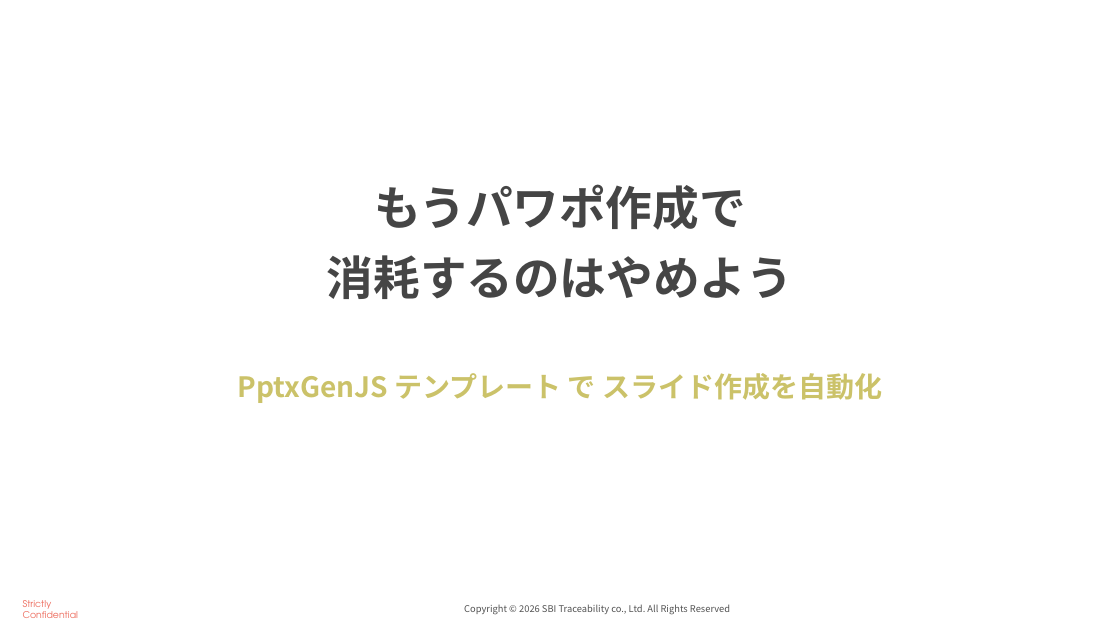
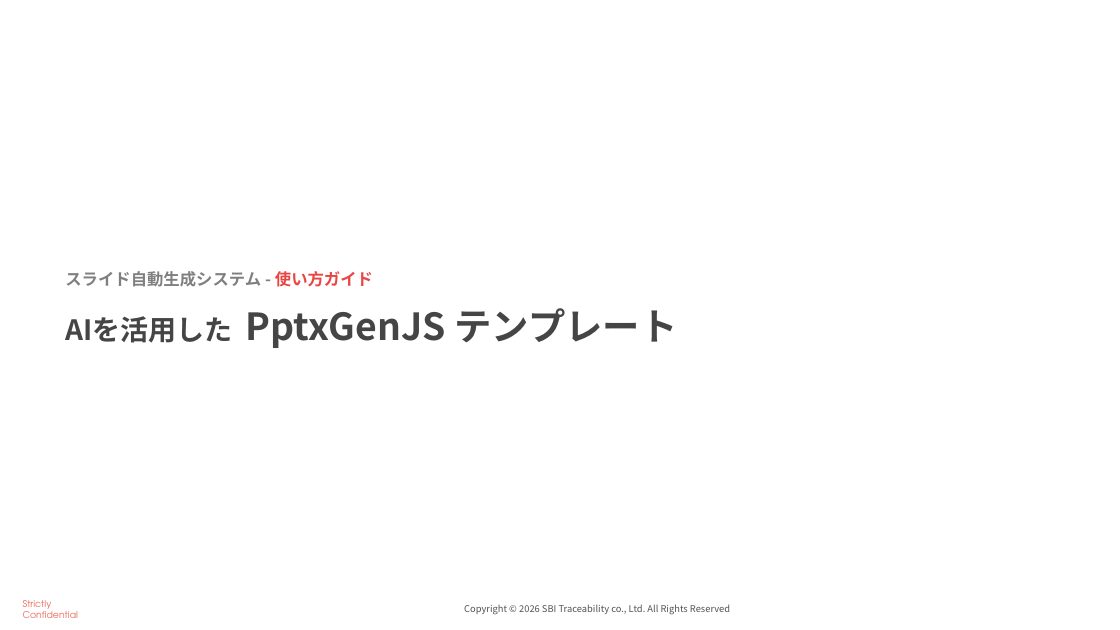
Before and after one commit to SBITraceability/sbita-pptxgenjs-template, a slide deck: slide 1 of examples/introduction.pptx. Drawn at 1120x630 pixels with LibreOffice and Linux fonts; fonts in the diff are those of the drawing. Boxes give left, top, right and bottom in pixels: in the first picture for what was removed or moved away, otherwise in the second. Text is boxed around its words. In the diff, an @@ line names an element or a change of style, - is before the commit and + after.

```diff
--- a/examples/introduction.pptx
+++ b/examples/introduction.pptx
@@ text at box(65, 271, 373, 287): text changed; size 40 to 14 pt; text colour #454545 to #7F7F7F @@
-もうパワポ作成で
-消耗するのはやめよう
+スライド自動生成システム - 使い方ガイド
@@ text at box(65, 308, 677, 348): text changed; size 24 to 32 pt; text colour #CBC269 to #454545 @@
-PptxGenJS テンプレート で スライド作成を自動化
+AIを活用した PptxGenJS テンプレート
```
Also in this commit, not shown: 1 other slide changed, 1 slide added, 1 other file.
